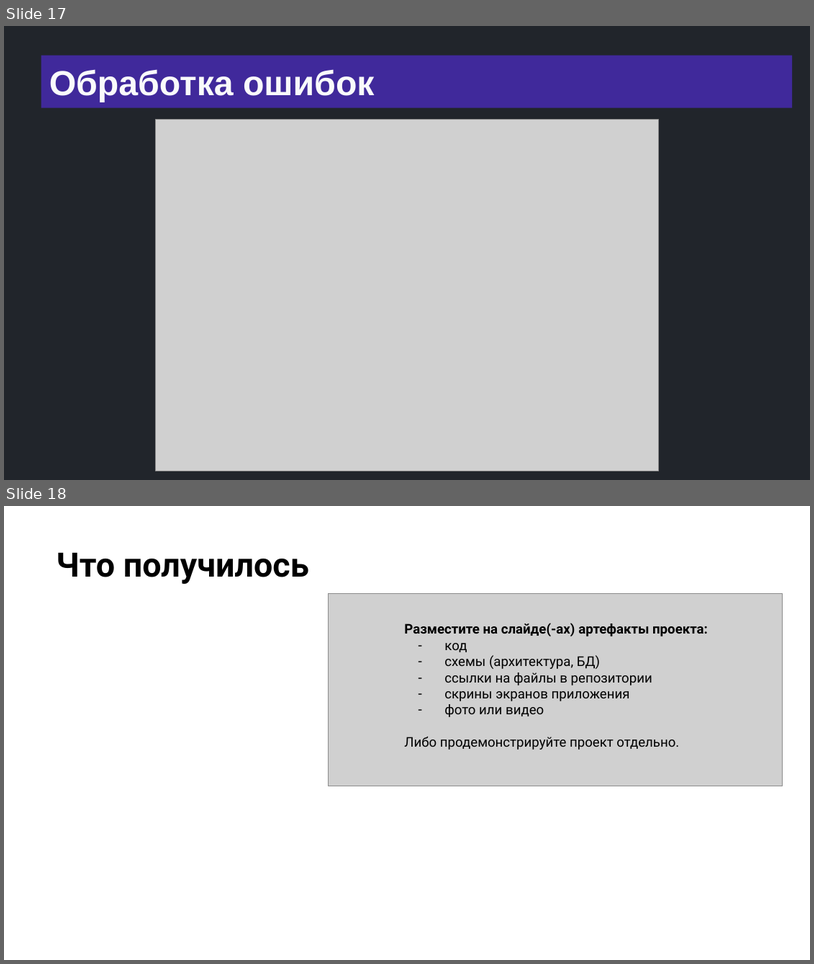
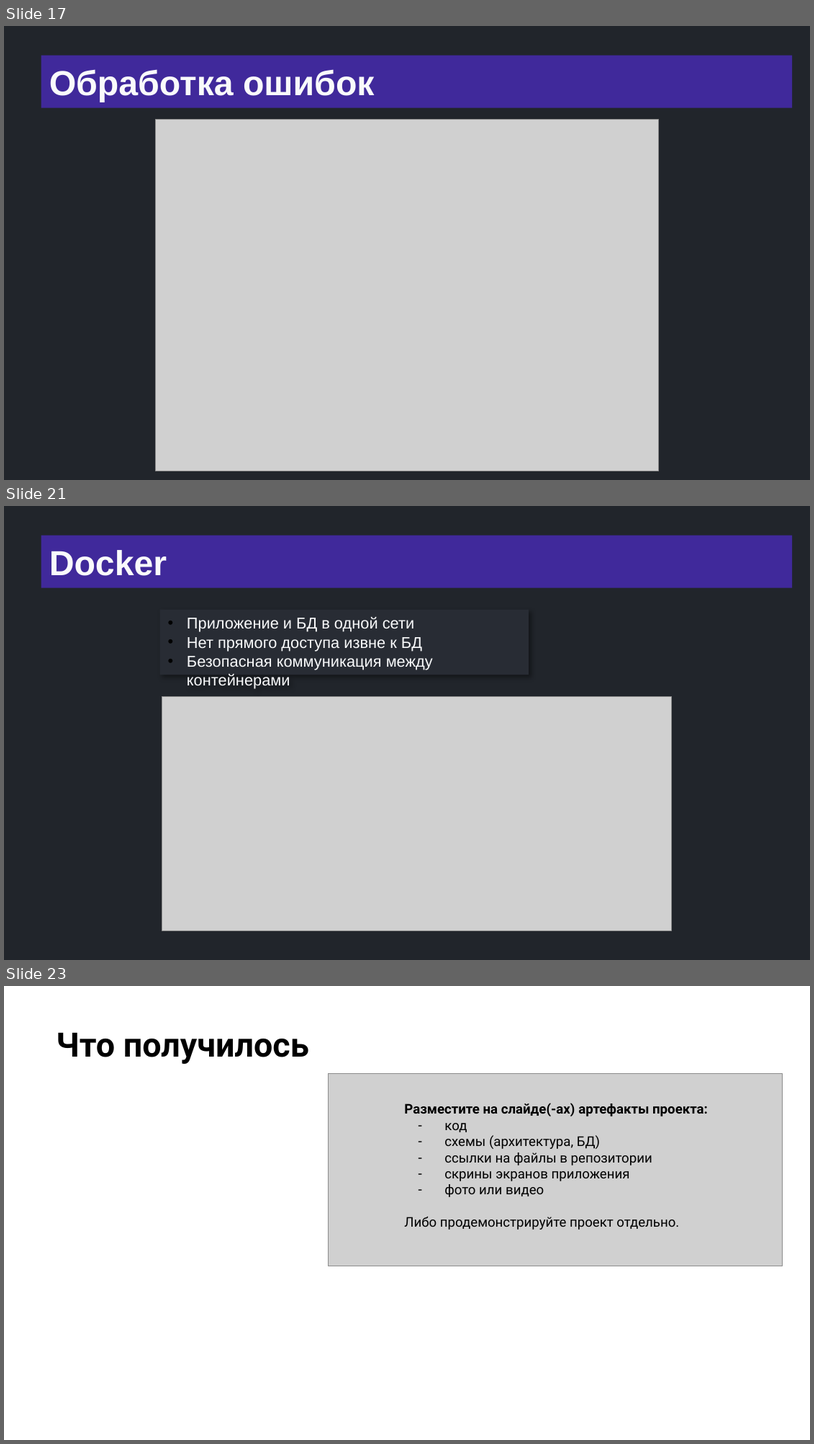
Before and after one commit to semusv/Bank_analyzer, a slide deck: bank_analyzer.pptx. Shown one above the other, each under a label of ours: slides 17 and 18 before the commit, slides 17, 21 and 23 after it; the slides between them are not shown. The pictures are 814x964 and 814x1444 pixels, drawn with LibreOffice and Linux fonts; fonts in the diff are those of the drawing; grey boxes stand for pictures; background and template pictures are left out. Boxes give left, top, right and bottom in pixels: in the first picture for what was removed or moved away, otherwise in the second. Text is boxed around its words. In the diff, an @@ line names an element or a change of style, - is before the commit and + after.

```diff
--- a/bank_analyzer.pptx
+++ b/bank_analyzer.pptx
@@ slide 21 added at box(4, 506, 810, 960), background #21252B @@
@@ title added at box(41, 535, 792, 587), fill #40299B, 31 pt, text #F9FAFB, bold @@
+Docker
@@ rectangle added at box(160, 609, 528, 674), fill #282C34, 14 pt, text #F9FAFB @@
+• Приложение и БД в одной сети
+• Нет прямого доступа извне к БД
+• Безопасная коммуникация между контейнерами
@@ picture added at box(162, 696, 671, 930) @@
@@ what was slide 18 is now slide 23 @@
```
Also in this commit, not shown: 7 slides changed, 4 other slides added, 15 other files.
